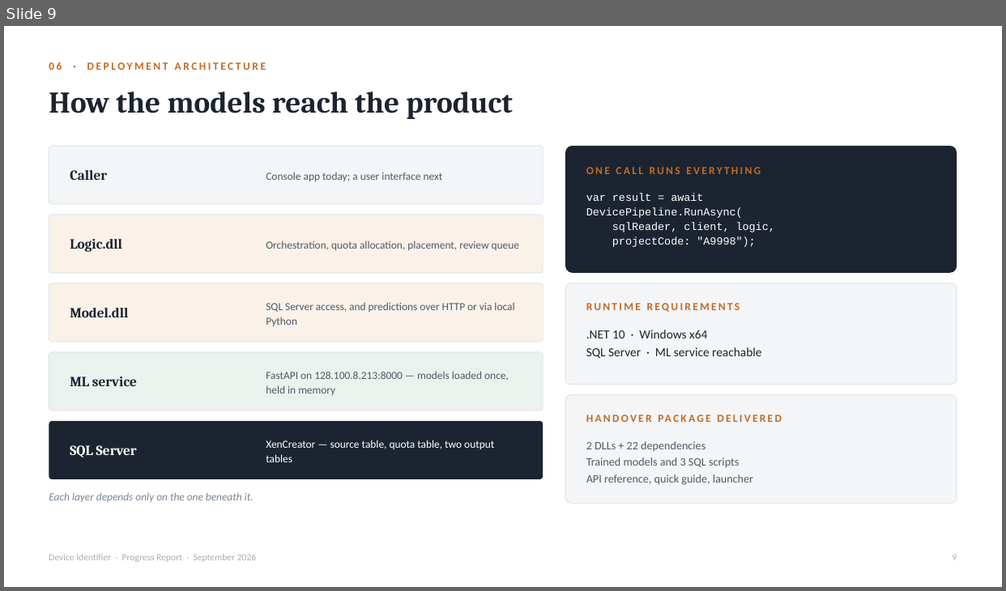
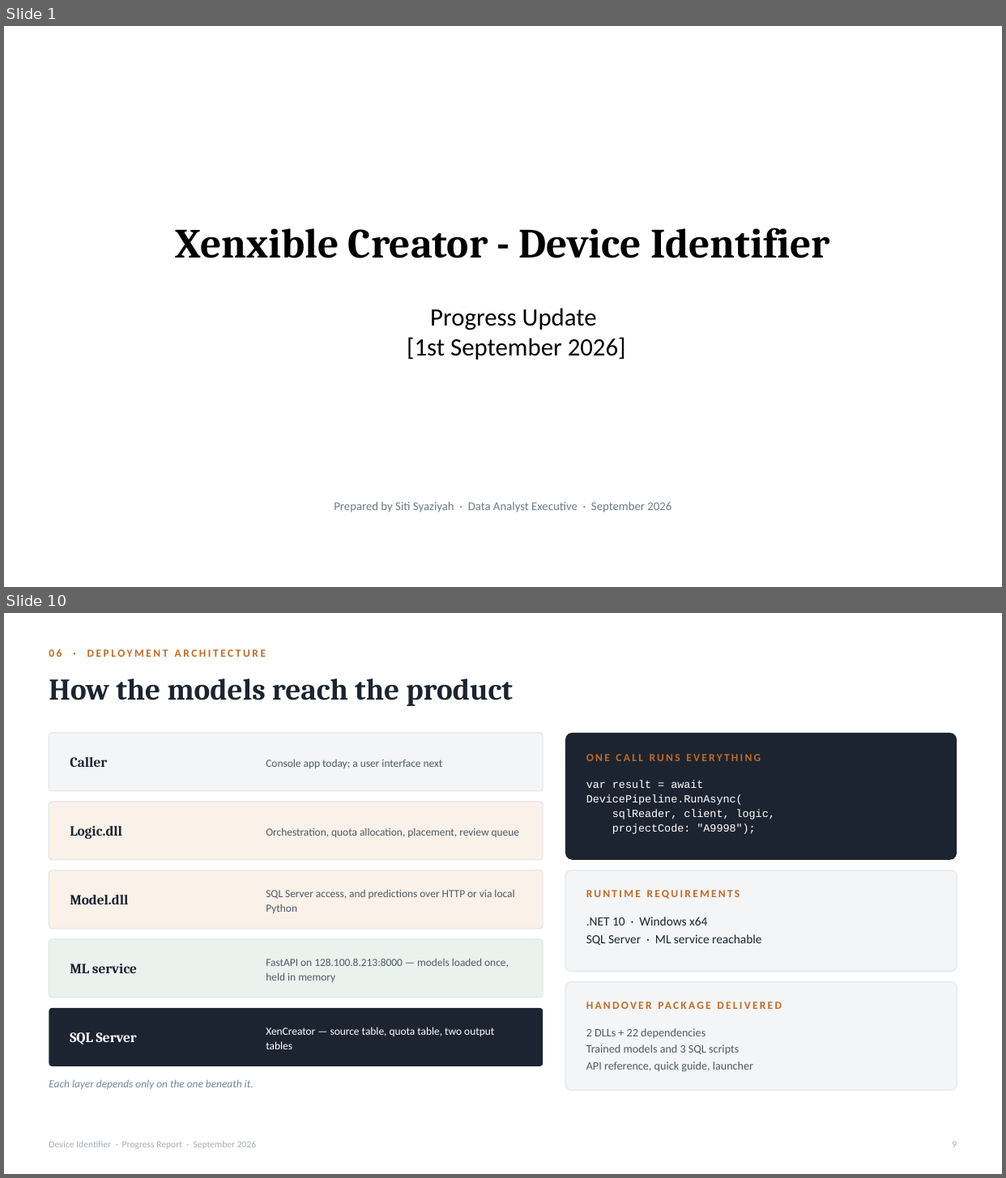
Before and after one commit to Syaziyah30/DeviceCluster, a slide deck: handoff/DeviceIdentifierProgress.pptx. Shown one above the other, each under a label of ours: slide 9 before the commit, slides 1 and 10 after it; the slides between them are not shown. The pictures are 1006x591 and 1006x1178 pixels, drawn with LibreOffice and Linux fonts; fonts in the diff are those of the drawing. Boxes give left, top, right and bottom in pixels: in the first picture for what was removed or moved away, otherwise in the second. Text is boxed around its words. In the diff, an @@ line names an element or a change of style, - is before the commit and + after.

```diff
--- a/handoff/DeviceIdentifierProgress.pptx
+++ b/handoff/DeviceIdentifierProgress.pptx
@@ slide 1 added at [4,26,1002,587], background #FFFFFF @@
@@ text added at [176,228,830,258], 40 pt, text #000000, bold @@
+Xenxible Creator - Device Identifier
@@ text added at [407,308,626,360], 24 pt, text #000000 @@
+Progress Update
+[1st September 2026]
@@ text added at [334,502,671,513], 11.5 pt, text #6E7C89 @@
+Prepared by Siti Syaziyah · Data Analyst Executive · September 2026
@@ what was slide 9 is now slide 10 @@
```
Also in this commit, not shown: 16 slides changed, 5 other slides added.
